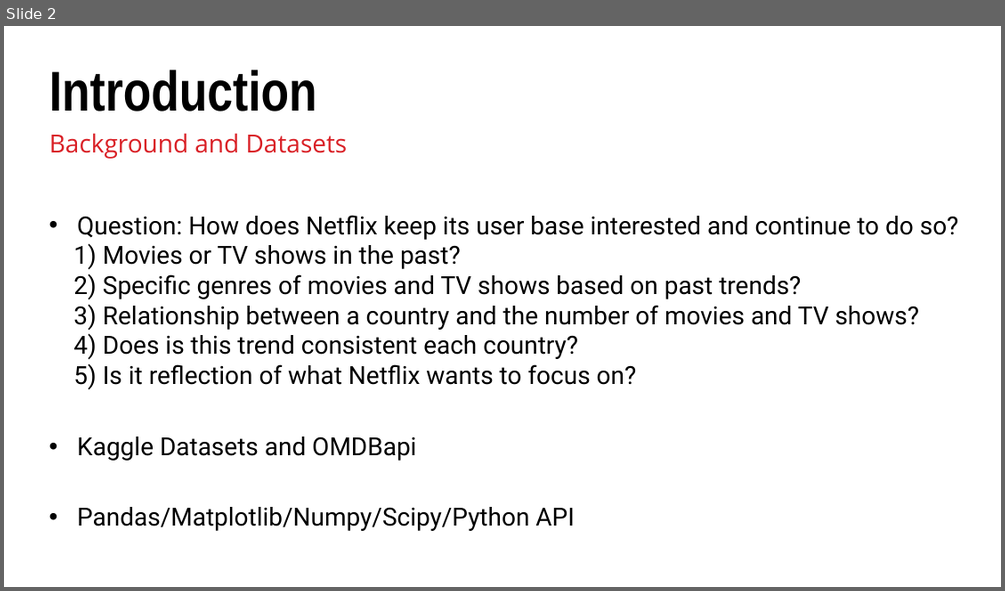
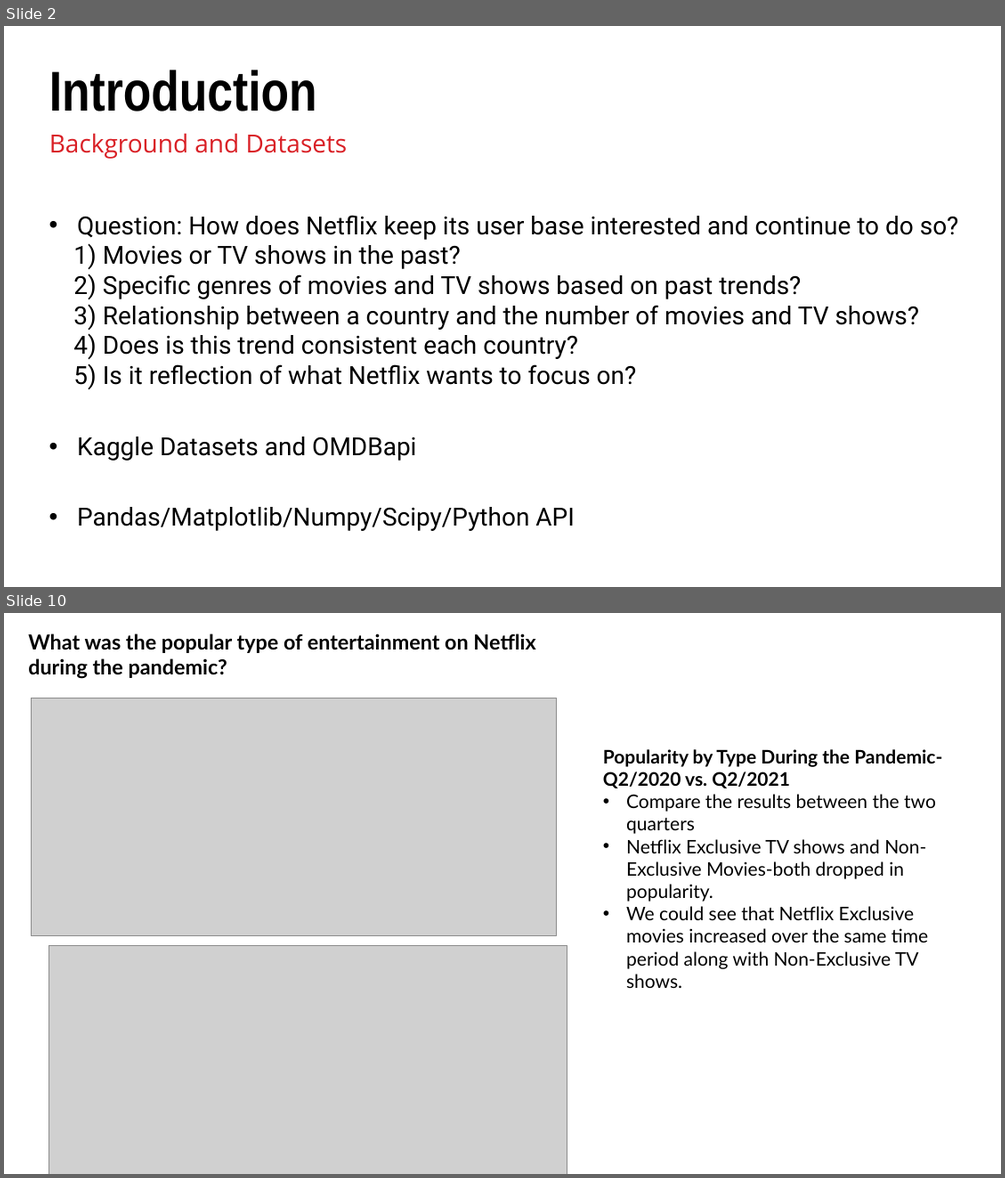
Before and after one commit to Costilrt/The-First-Project, a slide deck: TeamProjectPPT.pptx. Shown one above the other, each under a label of ours: slide 2 before the commit, slides 2 and 10 after it; the slides between them are not shown. The pictures are 1005x591 and 1005x1178 pixels, drawn with LibreOffice and Linux fonts; fonts in the diff are those of the drawing; grey boxes stand for pictures; background and template pictures are left out. Boxes give left, top, right and bottom in pixels: in the first picture for what was removed or moved away, otherwise in the second. Text is boxed around its words. In the diff, an @@ line names an element or a change of style, - is before the commit and + after.

```diff
--- a/TeamProjectPPT.pptx
+++ b/TeamProjectPPT.pptx
@@ slide 10 added at (4,613,1001,1174), background picture (left out) @@
@@ text added at (28,633,535,679), 20 pt, text #000000, bold @@
+What was the popular type of entertainment on Netflix during the pandemic?
@@ picture added at (31,698,557,935) @@
@@ text added at (603,749,942,988), 18 pt, text #000000 @@
+Popularity by Type During the Pandemic-Q2/2020 vs. Q2/2021
+• Compare the results between the two quarters
+• Netflix Exclusive TV shows and Non-Exclusive Movies-both dropped in popularity.
+• We could see that Netflix Exclusive movies increased over the same time period along with Non-Exclusive TV shows.
@@ picture added at (48,945,567,1174) @@
```
Also in this commit, not shown: 3 slides changed, 11 other slides added, 1 slide removed.
